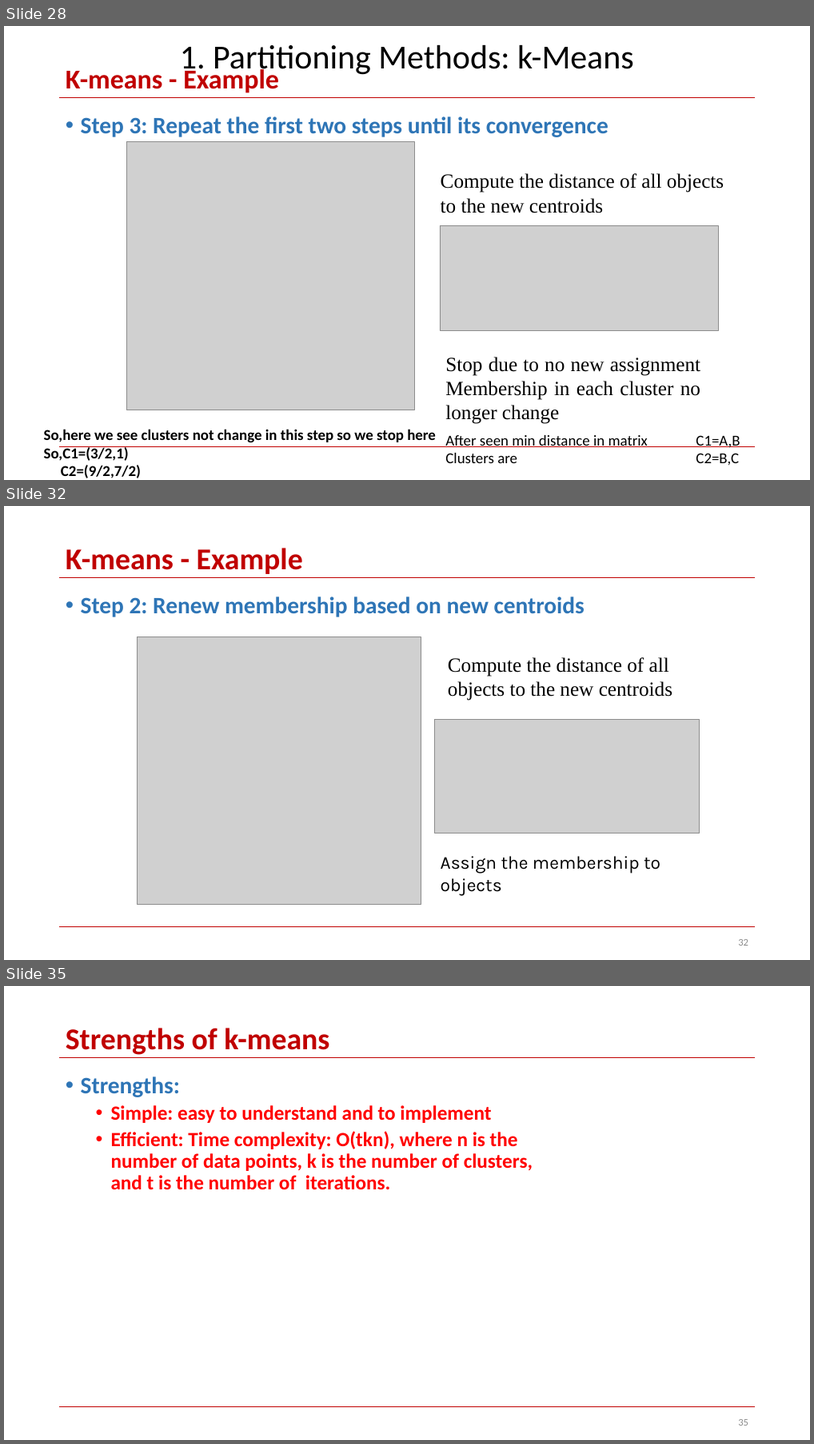
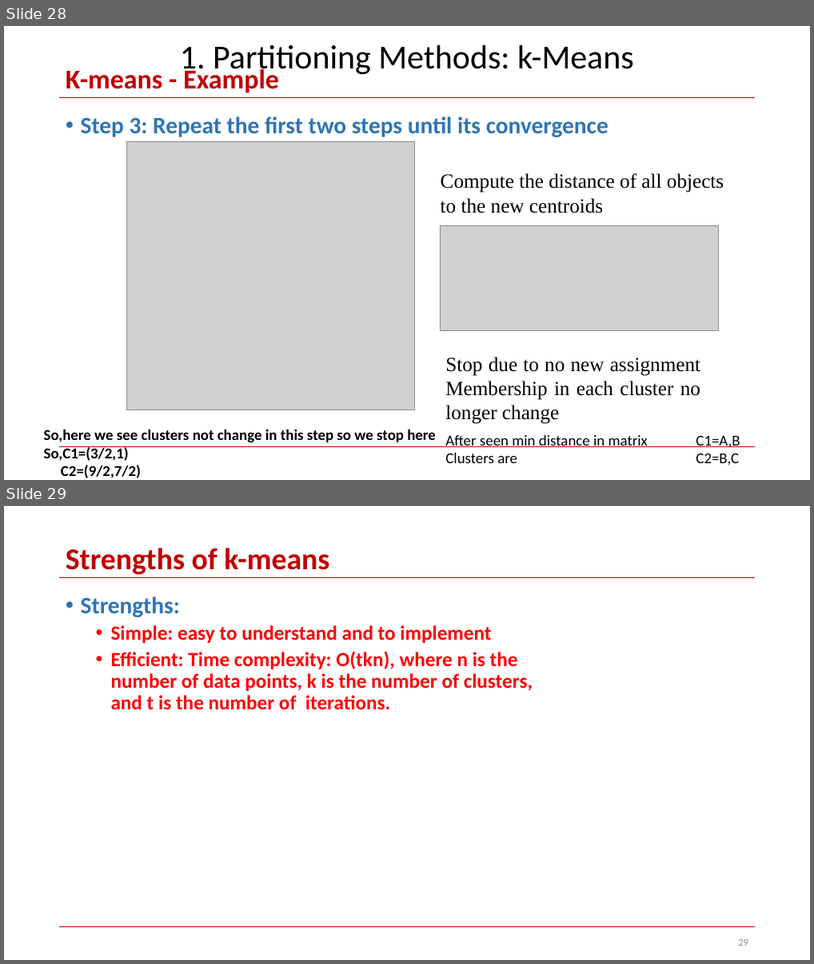
Before and after one commit to skysumitkumar/Du_Mca, a slide deck: 3rd_semester/Data_Science_with_python/PPT/Unit_4/Clustering-Part1.pptx. Shown one above the other, each under a label of ours: slides 28, 32 and 35 before the commit, slides 28 and 29 after it; the slides between them are not shown. The pictures are 814x1444 and 814x964 pixels, drawn with LibreOffice and Linux fonts; fonts in the diff are those of the drawing; grey boxes stand for pictures. Boxes give left, top, right and bottom in pixels: in the first picture for what was removed or moved away, otherwise in the second. Text is boxed around its words. In the diff, an @@ line names an element or a change of style, - is before the commit and + after.

```diff
--- a/3rd_semester/Data_Science_with_python/PPT/Unit_4/Clustering-Part1.pptx
+++ b/3rd_semester/Data_Science_with_python/PPT/Unit_4/Clustering-Part1.pptx
@@ slide 32 removed at bbox=[4, 506, 810, 960], background #FFFFFF; not listed: 2 template elements that a slide beside it also shows @@
@@ title removed at bbox=[66, 548, 303, 574] @@
-K-means - Example
@@ text removed at bbox=[81, 596, 585, 617] @@
-• Step 2: Renew membership based on new centroids
@@ picture removed at bbox=[138, 636, 422, 904] @@
@@ text removed at bbox=[448, 657, 673, 700] @@
-Compute the distance of all objects to the new centroids
@@ picture removed at bbox=[434, 719, 700, 832] @@
@@ text removed at bbox=[441, 856, 661, 896] @@
-Assign the membership to objects
@@ page number removed at bbox=[738, 939, 749, 945] @@
-32
@@ what was slide 35 is now slide 29 @@
```
Also in this commit, not shown: 3 slides changed, 2 slides added, 5 other slides removed.
